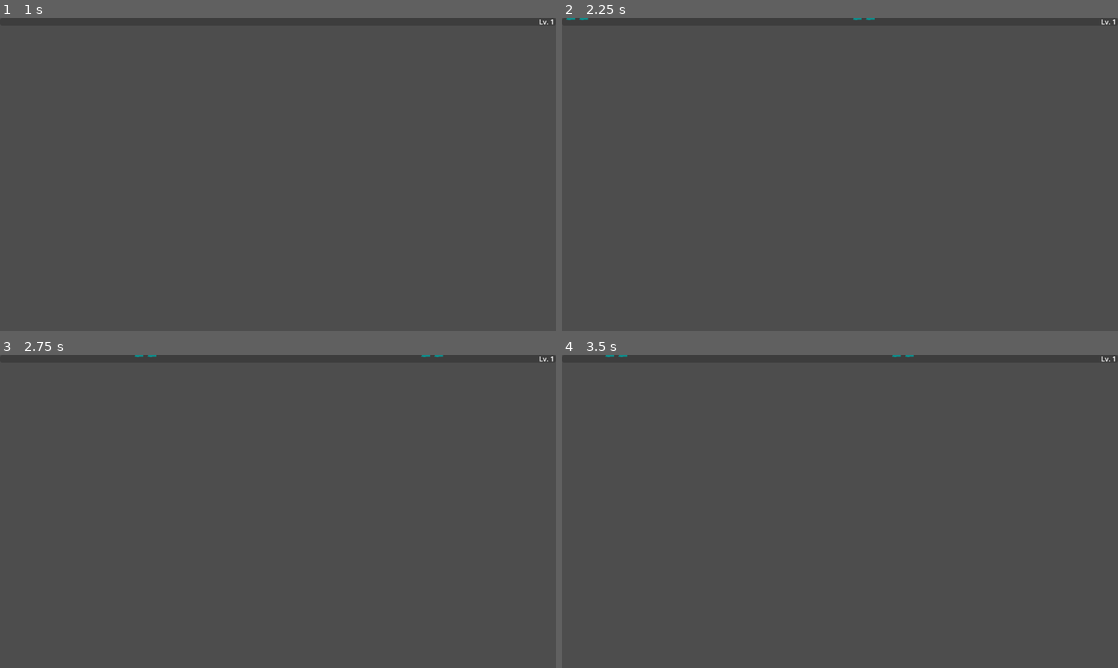
Above: before the commit, frames 1-4 (two rows, left to right).
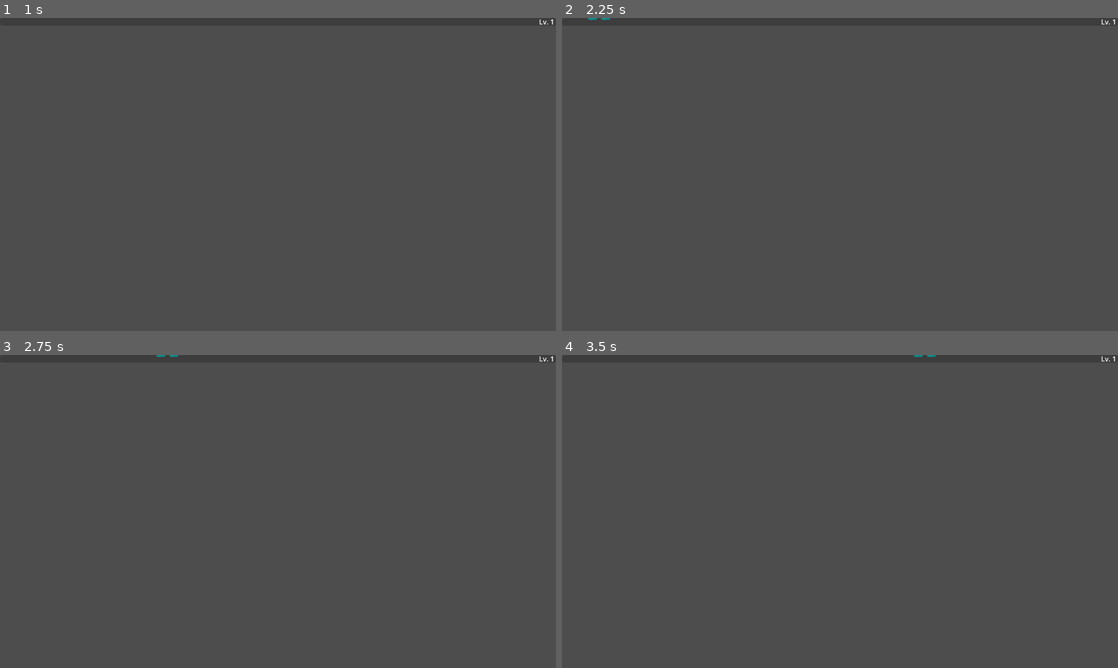
Above: after the commit, the same moments.

Repository: storyoftime66/ColorSurvivor
Game: Godot game, scene res://weapons/knifes/knifes.tscn
Same seed, same stepped clock (60 frames per second), same inputs: the game is played once before the commit and once after it. This scene is started directly instead of the project's main scene. The engine's default icon, where the game draws it, is replaced by a stand-in: a white triangle on a blue panel in a dark square.
Inputs (mouse positions are in pixels of both pictures, inside the frame that each line leads up to):
- Up to frame 1 (1 s): tap Enter at 0.5 s; move the mouse to (400, 158) at 0.52 s; hold D (move_right) from 0.53 s (still down); click (400, 158) at 0.67 s
- Up to frame 2 (2.25 s): tap Space at 1.25 s; move the mouse to (728, 190) at 1.27 s; release D (move_right) at 1.28 s; hold S (move_down) 1.28-2.03 s; tap Enter at 2 s; move the mouse to (895, 105) at 2.02 s; hold D (move_right) from 2.03 s (still down)
- Up to frame 3 (2.75 s): keep holding D (move_right)
- Up to frame 4 (3.5 s): tap Space at 2.75 s; move the mouse to (812, 574) at 2.77 s; release D (move_right) at 2.78 s; hold W (move_up) from 2.78 s (still down); click (812, 574) at 2.92 s

Frame 1 is identical in both runs. In frame 2, less than 0.1% of the frame differs, in the area x 0-57%, y 0-1%; in frame 3, less than 0.1%; in frame 4, less than 0.1%, in the area x 7-68%, y 0-1%.
Error in both runs: Compile Error: Identifier not found: velocity (res://characters/player/player_character.gd:43)

Commit message:
完善武器升级功能和升级描述

Diff:
--- a/characters/player/player_character.gd
+++ b/characters/player/player_character.gd
@@ -66,5 +66,5 @@
 	var weapon_list = PlayerManager.weapon_list.duplicate()
 #	weapon_list.shuffle()
 #	item_page.item_scenes = weapon_list.slice(0, 3)
-	item_page.item_scenes = [load("res://weapons/onion/onion.tscn"),]
+	item_page.item_scenes = [load("res://weapons/fuel_drop/fuel_drop.tscn"),]
 	HUD.add_child(item_page)
--- a/components/item_component/item_component.gd
+++ b/components/item_component/item_component.gd
@@ -1,10 +1,10 @@
 class_name ItemComponent extends Node
 # 道具组件，拥有该组件的场景被视为“道具”。
-# 该类为纯数据类
-# 该类实例的名称需要命名为“ItemComponent“
+# 该类为纯数据类，该类实例的名称需要命名为“ItemComponent“。
+# @see also res://ui/gameplay/item_tile.gd
 
 @export_group("Item Properties")
 @export var item_name : String			## 道具名称
 @export var item_icon : Texture2D		## 道具图标
-@export var description : String		## 道具效果描述
-@export var leveled_descriptions : Array[String]	## 带等级的道具描述
+@export var description : String		## 道具效果描述(废弃)
+@export var leveled_descriptions : Array[String]	## 每一级的道具描述
--- a/managers/player_manager.gd
+++ b/managers/player_manager.gd
@@ -7,7 +7,6 @@
 
 # 玩家角色及组件
 var player : Player
-var players : Array[Player] = []			## 玩家信息
 var player_character_scene: PackedScene = preload("res://characters/player/player_character.tscn")
 var player_level_component: LevelComponent
 
@@ -45,9 +44,9 @@
 	# 赋予初始武器
 #	character.weapon_comp.obtain_weapon(load("res://weapons/magic_missle/magic_missle.tscn"))
 #	character.weapon_comp.obtain_weapon(load("res://weapons/knifes/knifes.tscn"))
-	character.weapon_comp.obtain_weapon(load("res://weapons/onion/onion.tscn"))
-#	character.weapon_comp.obtain_weapon(load("res://weapons/ultimate_void_eye/ultimate_void_eye.tscn"))
-#	character.weapon_comp.obtain_weapon(load("res://weapons/fuel_drop/fuel_drop.tscn"))
+#	character.weapon_comp.obtain_weapon(load("res://weapons/onion/onion.tscn"))
+	character.weapon_comp.obtain_weapon(load("res://weapons/ultimate_void_eye/ultimate_void_eye.tscn"))
+	character.weapon_comp.obtain_weapon(load("res://weapons/fuel_drop/fuel_drop.tscn"))
 
 
 # 工具方法
--- a/ui/gameplay/item_tile.gd
+++ b/ui/gameplay/item_tile.gd
@@ -49,13 +49,15 @@
 				"item_icon":
 					icon = state.get_node_property_value(node_idx, prop_idx)
 					icon_node.texture = icon
-				"description":
-					description = state.get_node_property_value(node_idx, prop_idx)
-					description_node.text = description
 				"leveled_descriptions":
 					leveled_descriptions = state.get_node_property_value(node_idx, prop_idx)
-#					if item_scene
-					pass
+					var level = 0
+					var weapon_comp = PlayerManager.player.weapon_comp as WeaponComponent
+					if is_instance_valid(weapon_comp) and weapon_comp.weapons.has(item_scene):
+						level = weapon_comp.weapons[item_scene].level
+						if leveled_descriptions.size() <= level:
+							level = 0	# 防止超出描述列表长度报错
+					description_node.text = leveled_descriptions[level]
 		break
 
 
--- a/weapons/base_projectile.gd
+++ b/weapons/base_projectile.gd
@@ -3,7 +3,7 @@
 
 # 伤害、范围、飞行速度、持续时间、穿透敌人
 var damage: float = 10.0
-var area: float = 5.0
+var area: float = 158
 var speed: float = 800.0
 var duration: float = 3.0
 var penetration: int = 1
--- a/weapons/base_weapon.gd
+++ b/weapons/base_weapon.gd
@@ -2,10 +2,12 @@
 # 武器基类
 
 
+const Attribute = CommonTypes.Attribute
+
 @onready var shooting_timer := $ShootingTimer as Timer
 @onready var shooting_interval_timer := $ShootingIntervalTimer as Timer
 
-# 武器属性
+# 武器初始属性
 @export var projectile_scene: PackedScene	## 武器发射物类
 @export var damage: float = 10.0			## 伤害
 @export var area: float = 5.0				## 伤害范围，单位px
@@ -16,6 +18,7 @@
 @export var penetration: int = 1			## 穿透数量
 @export var impact: float = 500.0			## 冲击力，可对敌人造成击退
 
+# 武器属性
 var init_weapon_attributes: Dictionary = {}	## 初始基础属性，便于武器升级时在此基础做增量
 var weapon_attributes: Dictionary = {}		## 武器基础属性，类型: Dictionary[str, Attribute]
 var attributes: Dictionary = {}				## 经过增益后的武器属性
@@ -29,14 +32,14 @@
 
 func _ready():
 	# 初始化属性
-	init_weapon_attributes["damage"] = CommonTypes.Attribute.new(damage)
-	init_weapon_attributes["area"] = CommonTypes.Attribute.new(area)
-	init_weapon_attributes["speed"] = CommonTypes.Attribute.new(speed)
-	init_weapon_attributes["duration"] = CommonTypes.Attribute.new(duration)
-	init_weapon_attributes["amount"] = CommonTypes.Attribute.new(amount)
-	init_weapon_attributes["cooldown"] = CommonTypes.Attribute.new(cooldown)
-	init_weapon_attributes["penetration"] = CommonTypes.Attribute.new(penetration)
-	init_weapon_attributes["impact"] = CommonTypes.Attribute.new(impact)
+	init_weapon_attributes["damage"] = Attribute.new(damage)
+	init_weapon_attributes["area"] = Attribute.new(area)
+	init_weapon_attributes["speed"] = Attribute.new(speed)
+	init_weapon_attributes["duration"] = Attribute.new(duration)
+	init_weapon_attributes["amount"] = Attribute.new(amount)
+	init_weapon_attributes["cooldown"] = Attribute.new(cooldown)
+	init_weapon_attributes["penetration"] = Attribute.new(penetration)
+	init_weapon_attributes["impact"] = Attribute.new(impact)
 
 	weapon_attributes = init_weapon_attributes.duplicate(true)
 	attributes = weapon_attributes.duplicate(true)
@@ -46,13 +49,13 @@
 
 #region Bonus
 # 应用增益
-func apply_bonus(attribute_name: String, bonus: CommonTypes.Attribute) -> void:
+func apply_bonus(attribute_name: String, bonus: Attribute) -> void:
 	attributes[attribute_name] = weapon_attributes[attribute_name].duplicate_and_apply_modifier(bonus)
 
 # 应用所有增益
 func apply_all_bonus(bonus_dict: Dictionary) -> void:
 	for key in weapon_attributes.keys():
-		if bonus_dict.has(key) and bonus_dict[key] is CommonTypes.Attribute:
+		if bonus_dict.has(key) and bonus_dict[key] is Attribute:
 			apply_bonus(key, bonus_dict[key])
 
 # 应用玩家角色的增益
--- a/weapons/fuel_drop/fuel_drop.gd
+++ b/weapons/fuel_drop/fuel_drop.gd
@@ -3,6 +3,20 @@
 
 
 @onready var indicator_comp := $DamageAreaIndicatorComponent as DamageAreaIndicatorComponent
+
+
+# 武器升级所增加的基础属性增量
+# 例：从1级升到2级会添加attribute_delta_list[1]描述的属性增量
+var attribute_upgrade_deltas : Array[Dictionary] = [
+	{},														# level 0[invalid]
+	{"damage": Attribute.new(10.0)},						# level 1
+	{"area": Attribute.new(30.0)},							# level 2
+	{"impact": Attribute.new(200.0)},						# level 3
+	{"amount": Attribute.new(2.0)},							# level 4
+	{"damage": Attribute.new(20.0)},						# level 5
+	{"area": Attribute.new(60.0)},							# level 6
+	{"amount": Attribute.new(4.0)},							# level 7
+]
 
 # [override]
 func spawn_projectile() -> BaseProjectile:
@@ -30,3 +44,12 @@
 	projectile.global_rotation = start_rot
 
 	return projectile
+
+# [override] 武器升级
+func upgrade() -> void:
+	if level >= attribute_upgrade_deltas.size():
+		return
+	for key in attribute_upgrade_deltas[level].keys():
+		weapon_attributes[key].apply_modifier(attribute_upgrade_deltas[level][key])
+		apply_player_bonus(key)
+	level += 1
--- a/weapons/fuel_drop/fuel_drop.tscn
+++ b/weapons/fuel_drop/fuel_drop.tscn
@@ -3,8 +3,8 @@
 [ext_resource type="PackedScene" uid="uid://ce578vgimeu1f" path="res://weapons/base_weapon.tscn" id="1_tlul7"]
 [ext_resource type="Script" path="res://weapons/fuel_drop/fuel_drop.gd" id="2_3dhxc"]
 [ext_resource type="PackedScene" uid="uid://buxq2evencypd" path="res://weapons/fuel_drop/fuel_drop_projectile.tscn" id="3_sgjti"]
-[ext_resource type="PackedScene" uid="uid://dckuvk6m5acxy" path="res://weapon_components/damage_area_indicator_component/damage_area_indicator_component.tscn" id="4_ky4hn"]
-[ext_resource type="PackedScene" uid="uid://biw6bvvcpilyo" path="res://weapon_components/damage_area_indicator_component/circle_area_indicator.tscn" id="5_cvlct"]
+[ext_resource type="PackedScene" uid="uid://dckuvk6m5acxy" path="res://components/damage_area_indicator_component/damage_area_indicator_component.tscn" id="4_ky4hn"]
+[ext_resource type="PackedScene" uid="uid://biw6bvvcpilyo" path="res://components/damage_area_indicator_component/circle_area_indicator.tscn" id="5_cvlct"]
 
 [node name="FuelDrop" instance=ExtResource("1_tlul7")]
 script = ExtResource("2_3dhxc")
@@ -20,3 +20,4 @@
 [node name="ItemComponent" parent="." index="3"]
 item_name = "燃料液滴"
 description = "在随机位置造成范围伤害"
+leveled_descriptions = Array[String](["在随机位置造成范围伤害", "增加爆炸伤害10", "增加爆炸范围30", "增加击退力200", "增加液滴数量2", "增加爆炸伤害20", "增加爆炸范围60", "增加液滴数量4"])
--- a/weapons/knifes/knifes.gd
+++ b/weapons/knifes/knifes.gd
@@ -1,13 +1,43 @@
 class_name Knifes extends BaseWeapon
 # 飞刀，朝角色面前发射飞刀
 
+
+var rng = RandomNumberGenerator.new()
+const OFFSET_RANGE = 10.0
+
+# 武器升级所增加的基础属性增量
+# 例：从1级升到2级会添加attribute_delta_list[1]描述的属性增量
+var attribute_upgrade_deltas : Array[Dictionary] = [
+	{},														# level 0[invalid]
+	{"amount": Attribute.new(1.0)},							# level 1
+	{"damage": Attribute.new(5.0)},							# level 2
+	{"penetration": Attribute.new(1.0)},					# level 3
+	{"impact": Attribute.new(300.0)},						# level 4
+	{"amount": Attribute.new(2.0)},							# level 5
+	{"damage": Attribute.new(10.0)},						# level 6
+	{"amount": Attribute.new(3.0)},							# level 7
+	{"penetration": Attribute.new(2.0)},					# level 8
+	{"cooldown": Attribute.new(-1.0)},						# level 9
+]
 
 # [override]
 func spawn_projectile() -> BaseProjectile:
 	var projectile = create_projectile()
 	projectile.top_level = true
 	add_child(projectile)
-	projectile.global_position = global_position
-	projectile.global_rotation = PlayerManager.player.orientation
+	var orientation = PlayerManager.player.orientation
+	var offset = Vector2(0, 1).rotated(orientation) * rng.randf_range(-1.0, 1.0)
+	var projectile_position = global_position + offset * OFFSET_RANGE
+	projectile.global_position = projectile_position
+	projectile.global_rotation = orientation
 
 	return projectile
+
+# [override] 武器升级
+func upgrade() -> void:
+	if level >= attribute_upgrade_deltas.size():
+		return
+	for key in attribute_upgrade_deltas[level].keys():
+		weapon_attributes[key].apply_modifier(attribute_upgrade_deltas[level][key])
+		apply_player_bonus(key)
+	level += 1
--- a/weapons/knifes/knifes.tscn
+++ b/weapons/knifes/knifes.tscn
@@ -10,8 +10,9 @@
 damage = 5.0
 speed = 600.0
 amount = 2
-cooldown = 1.0
+impact = 300.0
 
 [node name="ItemComponent" parent="." index="2"]
 item_name = "小刀"
 description = "向前进方向扔出小刀"
+leveled_descriptions = Array[String](["向前进方向掷出飞刀", "飞刀数量增加1", "飞刀伤害增加5", "飞刀穿透增加1", "飞刀击退力增加300", "飞刀数量增加2", "飞刀伤害增加10", "飞刀数量增加3", "飞刀穿透增加2", "飞刀冷却减少1秒"])
--- a/weapons/magic_missle/magic_missle.gd
+++ b/weapons/magic_missle/magic_missle.gd
@@ -1,6 +1,19 @@
 class_name MagicMissle extends BaseWeapon
 # 魔法弹，朝最近的敌人发射一枚飞弹
 
+
+# 武器升级所增加的基础属性增量
+# 例：从1级升到2级会添加attribute_delta_list[1]描述的属性增量
+var attribute_upgrade_deltas : Array[Dictionary] = [
+	{},														# level 0[invalid]
+	{"amount": Attribute.new(1.0)},							# level 1
+	{"damage": Attribute.new(5.0)},							# level 2
+	{"damage": Attribute.new(5.0)},							# level 3
+	{"amount": Attribute.new(1.0)},							# level 4
+	{"cooldown": Attribute.new(-0.5)},						# level 5
+	{"damage": Attribute.new(10.0)},						# level 6
+	{"cooldown": Attribute.new(-0.5)},						# level 7
+]
 
 # [override]
 func spawn_projectile() -> BaseProjectile:
@@ -12,3 +25,12 @@
 		EnemyManager.get_closest_enemy_position())
 
 	return projectile
+
+# [override]
+func upgrade() -> void:
+	if level >= attribute_upgrade_deltas.size():
+		return
+	for key in attribute_upgrade_deltas[level].keys():
+		weapon_attributes[key].apply_modifier(attribute_upgrade_deltas[level][key])
+		apply_player_bonus(key)
+	level += 1
--- a/weapons/magic_missle/magic_missle.tscn
+++ b/weapons/magic_missle/magic_missle.tscn
@@ -14,3 +14,4 @@
 [node name="ItemComponent" parent="." index="2"]
 item_name = "魔法弹"
 description = "朝最近敌人发射魔法弹"
+leveled_descriptions = Array[String](["朝最近敌人发射魔法弹", "发射的魔法弹数量增加1", "魔法弹伤害增加5", "魔法弹伤害增加5", "发射的魔法弹数量增加1", "发射魔法弹的间隔减少1秒", "魔法弹伤害增加10", "发射魔法弹的间隔减少1秒"])
--- a/weapons/onion/Onion.gd
+++ b/weapons/onion/Onion.gd
@@ -1,7 +1,7 @@
 class_name Onion extends BaseWeapon
 # 洋葱，对角色附近敌人周期性造成伤害
 
-const Attribute = CommonTypes.Attribute
+
 var enemies_in_range: Array[BaseEnemy] = []			# 在范围内的敌人
 
 @onready var collision_shape := $DamageArea/CollisionShape2D.shape as CircleShape2D
@@ -9,7 +9,7 @@
 
 # 武器升级所增加的基础属性增量
 # 例：从1级升到2级会添加attribute_delta_list[1]描述的属性增量
-var attribute_deltas : Array[Dictionary] = [
+var attribute_upgrade_deltas : Array[Dictionary] = [
 	{},														# level 0[invalid]
 	{"damage": Attribute.new(1.0)},							# level 1
 	{"area": Attribute.new(20.0)},							# level 2
@@ -38,15 +38,16 @@
 
 # [override] 武器升级
 func upgrade() -> void:
-	if level >= attribute_deltas.size():
+	if level >= attribute_upgrade_deltas.size():
 		return
-	for key in attribute_deltas[level].keys():
-		weapon_attributes[key].apply_modifier(attribute_deltas[level][key])
+	for key in attribute_upgrade_deltas[level].keys():
+		weapon_attributes[key].apply_modifier(attribute_upgrade_deltas[level][key])
 		apply_player_bonus(key)
 	level += 1
 	update_style()
 
 
+# 更新武器的视觉展示效果
 func update_style() -> void:
 	collision_shape.radius = attributes["area"].value
 	# 缩放sprite
--- a/weapons/ultimate_void_eye/ultimate_void_eye.gd
+++ b/weapons/ultimate_void_eye/ultimate_void_eye.gd
@@ -1,6 +1,19 @@
 class_name UltimateVoidEye extends BaseWeapon
 ## [终极武器]虚空之眼，会在玩家角色身边盘旋，隔一段时间发射一次激光
 
+
+# 武器升级所增加的基础属性增量
+# 例：从1级升到2级会添加attribute_delta_list[1]描述的属性增量
+var attribute_upgrade_deltas : Array[Dictionary] = [
+	{},														# level 0[invalid]
+	{"damage": Attribute.new(15.0)},						# level 1
+	{"area": Attribute.new(50.0)},							# level 2
+	{"speed": Attribute.new(40.0)},							# level 3
+	{"duration": Attribute.new(1.0)},						# level 4
+	{"area": Attribute.new(50.0)},							# level 5
+	{"speed": Attribute.new(40.0)},							# level 6
+	{"damage": Attribute.new(30.0)},						# level 7
+]
 
 var eyes: Array[UltimateVoidEyeProjectile]
 var eye_num := 0:
@@ -24,7 +37,6 @@
 	shooting_interval_timer.wait_time = shooting_interval
 	super._ready()
 
-
 # [override]
 func spawn_projectile() -> BaseProjectile:
 	var eye = create_projectile() as UltimateVoidEyeProjectile
@@ -37,7 +49,6 @@
 
 	return eye
 
-
 func relayout_children() -> void:
 	shooting_interval = 0.6 / amount
 
@@ -46,8 +57,7 @@
 		eyes[i].rotation = angle * i
 		eyes[i].position = Vector2(hover_radius, 0).rotated(angle * i)
 
-
-func apply_bonus(attribute_name: String, bonus: CommonTypes.Attribute) -> void:
+func apply_bonus(attribute_name: String, bonus: Attribute) -> void:
 	super.apply_bonus(attribute_name, bonus)
 	match attribute_name:
 		"speed":
@@ -56,14 +66,12 @@
 			var new_eye_num = int(attributes["amount"].value)
 			while new_eye_num > eye_num:
 				spawn_projectile()
-		"area":
+		_:
 			for eye in eyes:
 				eye.update_attributes()
 
-
 func _process(delta):
 	rotate(hover_angular_velocity * delta)
-
 
 func shoot() -> void:
 	shooting_timer.start(attributes["cooldown"].value + attributes["duration"].value)
@@ -73,7 +81,6 @@
 		lasing_queue.push_back(0)
 		if shooting_interval_timer.is_stopped():
 			shooting_interval_timer.start()
-
 
 func shoot_single_projectile() -> void:
 	for _i in range(lasing_num):
@@ -88,3 +95,12 @@
 			lasing_num = 0
 			shooting_interval_timer.stop()
 			break
+
+# [override] 武器升级
+func upgrade() -> void:
+	if level >= attribute_upgrade_deltas.size():
+		return
+	for key in attribute_upgrade_deltas[level].keys():
+		weapon_attributes[key].apply_modifier(attribute_upgrade_deltas[level][key])
+		apply_player_bonus(key)
+	level += 1
--- a/weapons/ultimate_void_eye/ultimate_void_eye.tscn
+++ b/weapons/ultimate_void_eye/ultimate_void_eye.tscn
@@ -8,7 +8,9 @@
 script = ExtResource("2_ox8b8")
 projectile_scene = ExtResource("3_f7qsh")
 damage = 25.0
-speed = 100.0
+area = 158.0
+speed = 80.0
+duration = 2.0
 amount = 2
 cooldown = 5.0
 impact = 300.0
@@ -18,4 +20,5 @@
 
 [node name="ItemComponent" parent="." index="2"]
 item_name = "虚空之眼"
-description = "粉 分 毁灭"
+description = ""
+leveled_descriptions = Array[String](["粉 解 灭", "伤害增加15", "激光范围增加50", "环绕速度增加40", "持续时间增加1秒", "激光范围增加50", "环绕速度增加40", "伤害增加30"])
--- a/weapons/ultimate_void_eye/ultimate_void_eye_projectile.gd
+++ b/weapons/ultimate_void_eye/ultimate_void_eye_projectile.gd
@@ -10,9 +10,9 @@
 @onready var laser_sprite := $Laser as Sprite2D
 @onready var laser_duration := $LaserDuration as Timer
 
-const BASE_LENGTH = 158.0 * 0.2
+const BASE_LENGTH = 1.0
 const BASE_WIDTH = 8.0
-const BASE_OFFSET = 158.0 * 0.1
+const BASE_OFFSET = 0.5
 
 
 func _ready():
@@ -28,14 +28,13 @@
 func update_attributes():
 	damage = weapon.attributes["damage"].value
 	area = weapon.attributes["area"].value
-	speed = weapon.attributes["speed"].value
 	duration = weapon.attributes["duration"].value
 	impact = weapon.attributes["impact"].value
 
 	laser_shape.size = Vector2(BASE_LENGTH * area, BASE_WIDTH)
 	var new_position = Vector2(BASE_OFFSET * area, 0.0)
 	laser_collision.position = new_position
-	laser_sprite.scale = Vector2(0.2, area * 0.2)
+	laser_sprite.scale = Vector2(0.2, area / 158.0)
 	laser_sprite.position = new_position
 
 	if active:
